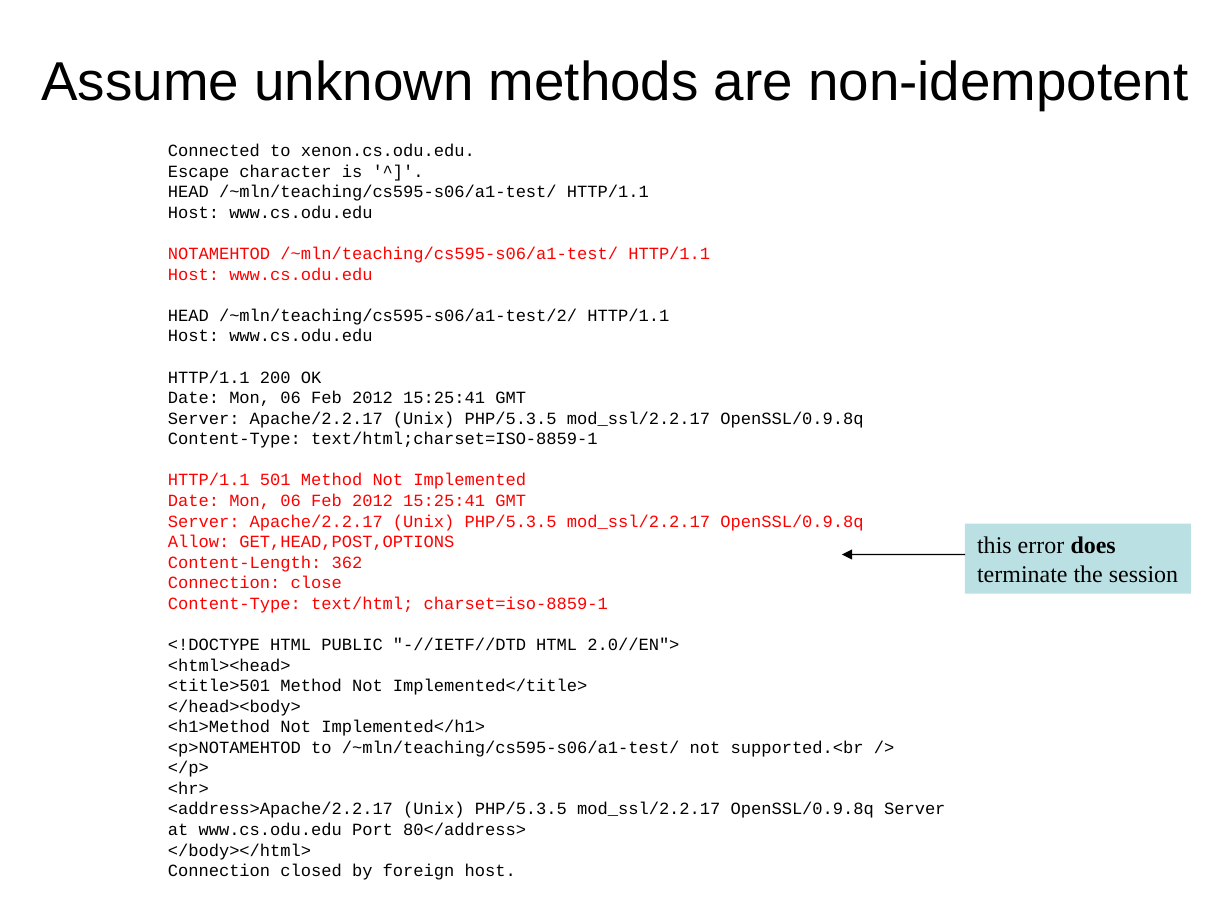
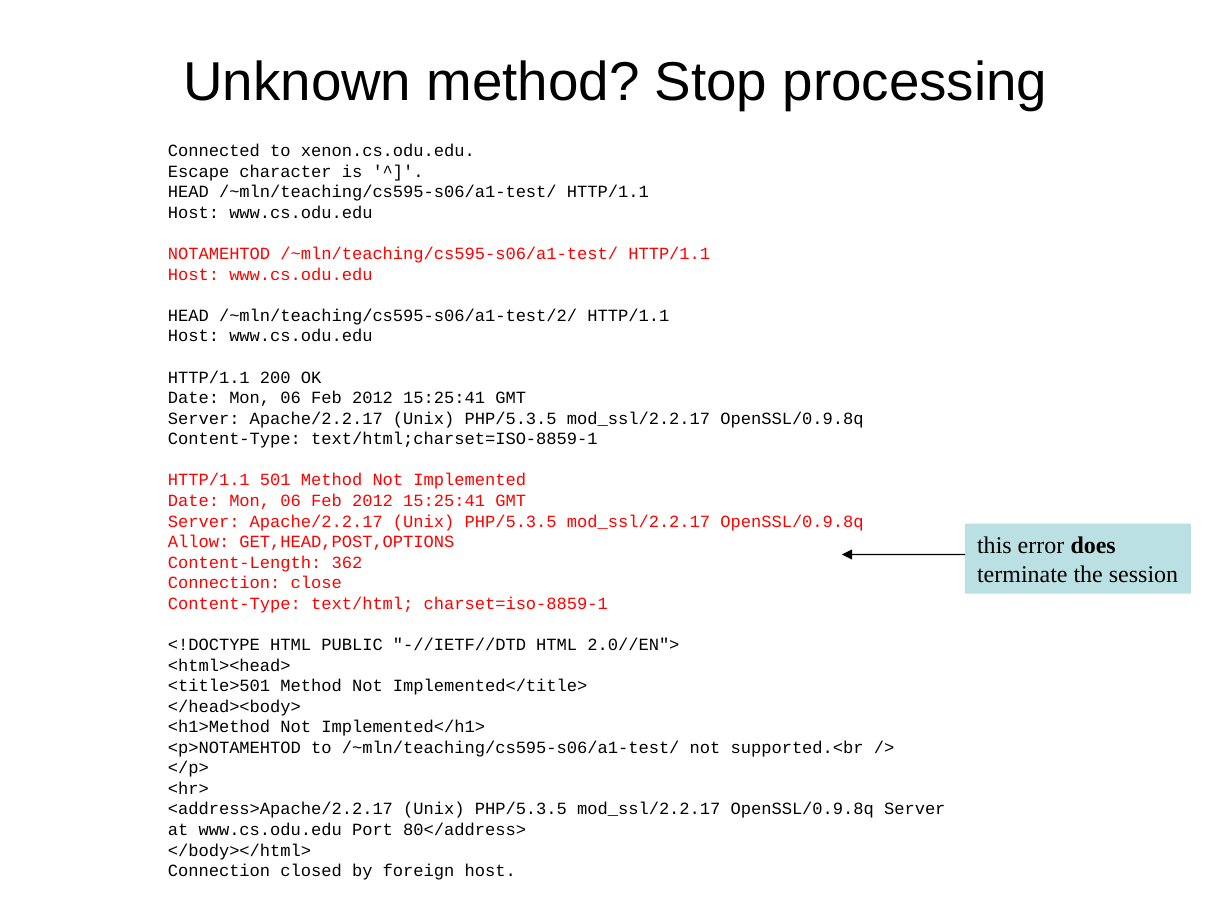
Before and after one commit to phonedude/cs531-f18, a slide deck: slide 16 of slides/week-05-long-lived-connections-pipelines.ppt. Drawn at 1232x924 pixels with LibreOffice and Linux fonts; fonts in the diff are those of the drawing. Boxes give left, top, right and bottom in pixels: in the first picture for what was removed or moved away, otherwise in the second. Text is boxed around its words. In the diff, an @@ line names an element or a change of style, - is before the commit and + after.

```diff
--- a/slides/week-05-long-lived-connections-pipelines.ppt
+++ b/slides/week-05-long-lived-connections-pipelines.ppt
@@ text at bbox=[183, 60, 1048, 110]: text changed @@
-Assume unknown methods are non-idempotent
+Unknown method? Stop processing
```
Also in this commit, not shown: 3 other slides changed.
